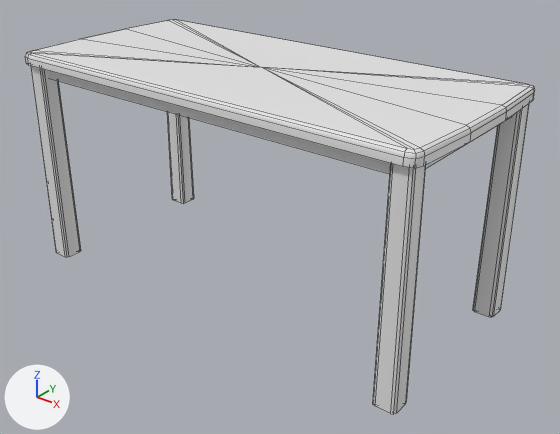
Renders of the FBX model Assets/ART/Meshes/GENERAL/SM_Table.fbx from each side of a commit.
Before and after are seen from a 50 mm camera at (1.96, -2.33, 1.78) aimed at (0.1, -0.01, 0.34). Arrows for +X, +Y and +Z are at lower left; the lights stay in place. The first picture is the older version. Mesh edges are drawn as thin lines. Where no turn or scale is listed for an object, it has been applied to the vertices.

In view in the first picture: 'SM_Table'.
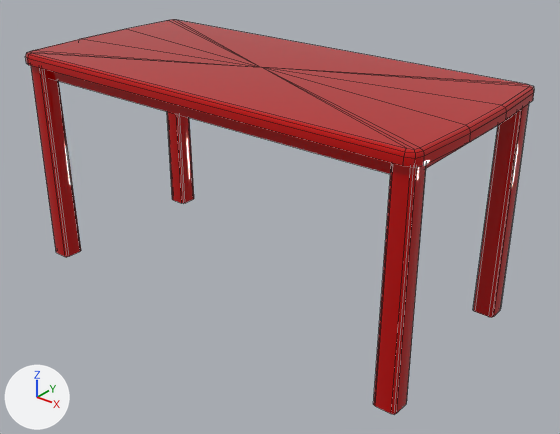
Where the change shows, as pixel boxes [x1, y1, x2, y2] in the pictures (560 x 434 px):
'SM_Table', reshaped
    before: [25, 20, 535, 414]
    after: [25, 20, 534, 414]

Patch to the scene script:
```diff
--- a/Assets/ART/Meshes/GENERAL/SM_Table.fbx.py
+++ b/Assets/ART/Meshes/GENERAL/SM_Table.fbx.py
@@ mat_m_wood_01 @@
+mat_m_wood_01 = principled_material('M_Wood_01')
+mat_m_wood_01.base_color = (0.5, 0.0, 0.0)  # red #bc0000
+mat_m_wood_01.roughness = 0.0
@@ me_mesh @@
 # used by ob_sm_table; location = (0.0, 0.0, 0.0)
-me_mesh.from_pydata(...)  # 173 vertices, 181 faces; spans x -0.98..0.98, y -0.45..0.45, z 0.0..0.97
+me_mesh.from_pydata(...)  # 169 vertices, 133 faces; spans x -0.98..0.98, y -0.45..0.45, z 0.0..0.97
+# me_mesh part 1: 133 faces spanning x -0.98..0.98, y -0.45..0.45, z 0.0..0.97 switch from no material to mat_m_wood_01 (red #bc0000)
+# edits to the shape of me_mesh do not show in these pictures
```
